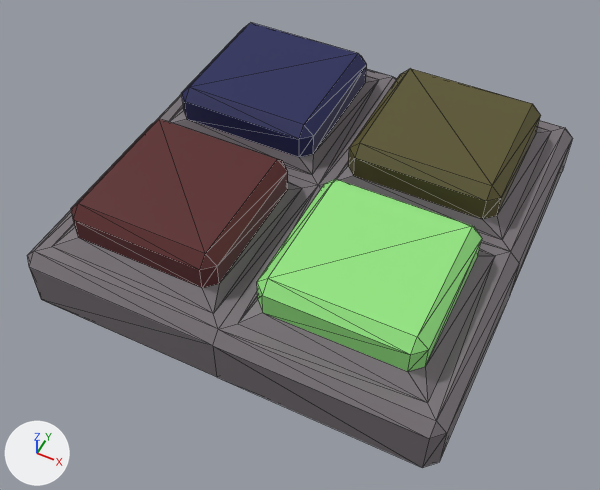
An edit to the glTF model project/assets/models/simon/simon_green.glb, drawn before and after from the same camera.
Rendered twice from a 50 mm lens placed at (0.464, -1.004, 1.136), pointed at (0.001, -0.078, -0.021). Every picture has the same lights, and +X, +Y and +Z are marked at lower left. Mesh edges are drawn as thin lines. Vertices at the same position are counted once.

The first picture shows 'Simon'.
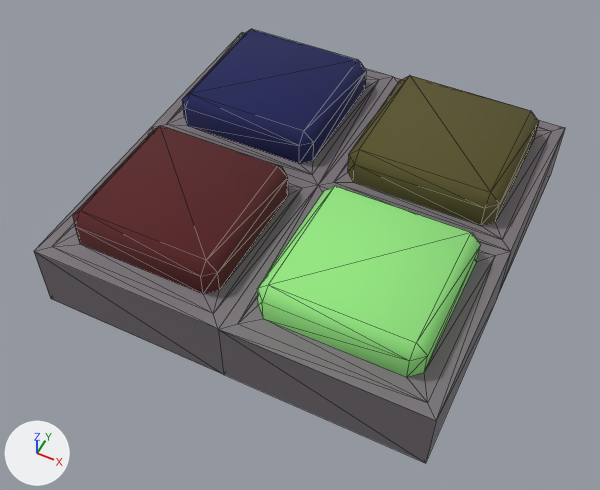
What differs and where, as boxes (x1, y1, x2, y2) in the pictures (600 x 490 px):
'Simon', surface changed, reshaped
    before: (27, 23, 573, 468)
    after: (34, 29, 565, 463)
part 1 of me_cube_006, cut back
    before: (27, 23, 573, 468)
    after: (34, 29, 565, 463)

What changed in the scene script:
```text
Change mat_dark_red:
    mat_dark_red.roughness: 0.5 -> 1.0
Change mat_dark_blue:
    mat_dark_blue.roughness: 0.5 -> 1.0
Change mat_dark_yellow:
    mat_dark_yellow.roughness: 0.5 -> 1.0
Change me_cube_006:
    used by ob_simon; location = (0.0, 0.0, 0.0)
    remove me_cube_006.from_pydata(...)  # 138 vertices, 272 faces; spans x -0.385..0.385, y -0.385..0.385, z -0.065..0.149
    add me_cube_006.from_pydata(...)  # 114 vertices, 224 faces; spans x -0.365..0.365, y -0.365..0.365, z -0.065..0.133
    me_cube_006 part 1
    24 vertices are removed from x -0.385..0.385, y -0.385..0.385, z -0.045..0.045
    64 faces are deleted
    80 vertices in x -0.321..0.321, y -0.317..0.317, z 0.085..0.149 move by (0.0, 0.0, -0.016)
    16 new faces join them, mat_material_003 (grey #797277)
    me_cube_006 part 2: the surface is now shaded smooth
```
